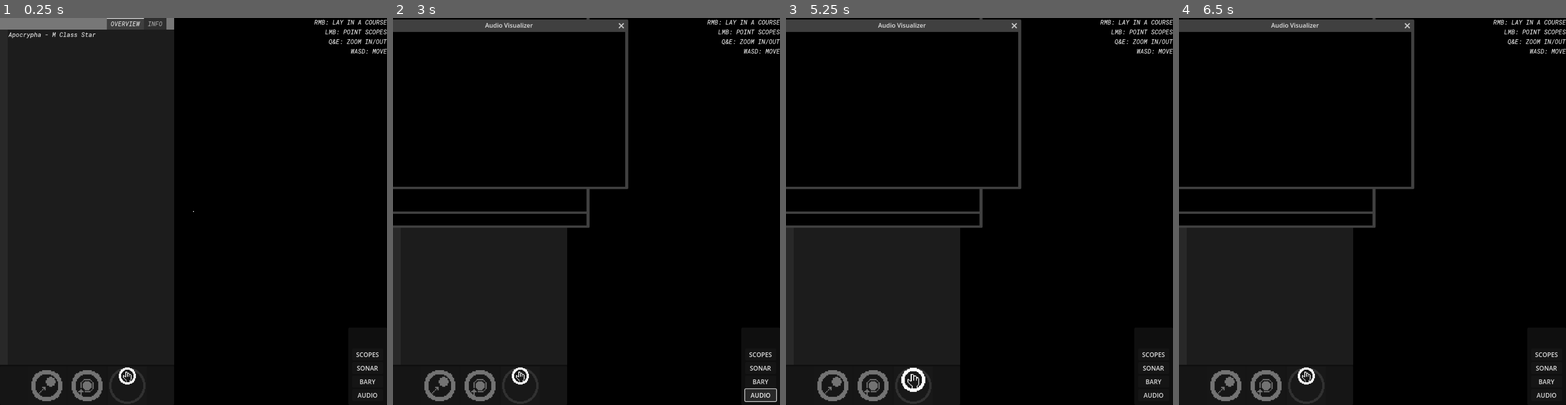
Above: before the commit, frames 1-4 (left to right).
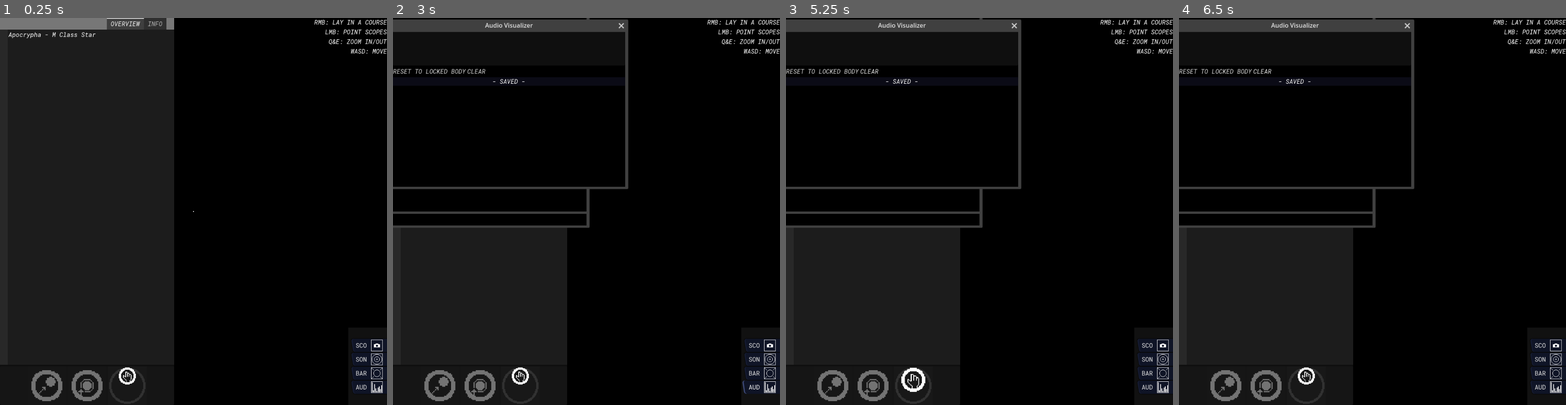
Above: after the commit, the same moments.

Repository: KermitGodFrog/Stellar-Cartography
Game: Godot game, scene res://Scenes/Game Master/gameMaster.tscn
Two runs of this game, one before a commit and one after it. Both use one fixed random seed, a clock stepped at 60 frames per second and the inputs below. Sound files missing from this copy of the repository are replaced by a short silence.
Inputs (mouse positions are in pixels of both pictures, inside the frame that each line leads up to):
- Up to frame 1 (0.25 s): no input
- Up to frame 2 (3 s): click "SCOPES" (after the commit: "SCO") at 0.5 s; click "SONAR" (after the commit: "SON") at 1.25 s; click "BARY" (after the commit: "BAR") at 2 s; click "AUDIO" (after the commit: "AUD") at 2.75 s
- Up to frame 3 (5.25 s): click (820, 72) at 3.5 s, where only the run after the commit has a clickable "RESET TO LOCKED BODY"; click (871, 72) at 4.25 s, where only the run after the commit has a clickable "CLEAR"; click (913, 385) at 5 s
- Up to frame 4 (6.5 s): click "PING!" at 5.75 s

The runs differ from the first frame. In frame 1, 0.5% of the frame differs, in the area x 90-99%, y 82-99%; in frame 2, 0.8%, in the area x 0-100%, y 13-100%; in frame 3, 0.7%; in frame 4, 0.7%.

Commit message:
Better app icons and buttons.

Diff:
--- a/Scenes/Audio Visualizer/audio_visualizer.gd
+++ b/Scenes/Audio Visualizer/audio_visualizer.gd
@@ -5,6 +5,7 @@
 @onready var pulses = $pulses
 @onready var storm = $storm
 @onready var custom = $custom
+@onready var visualizer_bg = $ui_container/visualizer_bg
 
 var current_audio_matrix: Array = [] #CONTINUOUSLY UPDATED!!!
 var locked_body_audio_matrix: Array = [] #used for button to reset back to locked body audio
@@ -26,13 +27,51 @@
 	"Carbon": {LOW_VAR: [0,0,0,0], MED_VAR: [0,0,0,0], HIGH_VAR: [0,0,0,0]},
 	"Fire Dwarf": {LOW_VAR: [0,0,0,0], MED_VAR: [0,0,0,0], HIGH_VAR: [0,0,0,0]},
 	"Gas Dwarf": {LOW_VAR: [0,0,0,0], MED_VAR: [0,0,0,0], HIGH_VAR: [0,0,0,0]},
-	"Ice Dwarf": {LOW_VAR: [-80,10,0,-20], MED_VAR: [-80,5,0,-10], HIGH_VAR: [-80,0,0,10]},
+	"Ice Dwarf": {LOW_VAR: [-80,0,-80,-12], MED_VAR: [-80,-6,-80,-6], HIGH_VAR: [-80,-12,-80,0]},
 	"Helium Dwarf": {LOW_VAR: [0,0,0,0], MED_VAR: [0,0,0,0], HIGH_VAR: [0,0,0,0]},
 	"Fire Giant": {LOW_VAR: [0,0,0,0], MED_VAR: [0,0,0,0], HIGH_VAR: [0,0,0,0]},
 	"Gas Giant": {LOW_VAR: [0,0,0,0], MED_VAR: [0,0,0,0], HIGH_VAR: [0,0,0,0]},
 	"Ice Giant": {LOW_VAR: [0,0,0,0], MED_VAR: [0,0,0,0], HIGH_VAR: [0,0,0,0]},
 	"Helium Giant": {LOW_VAR: [0,0,0,0], MED_VAR: [0,0,0,0], HIGH_VAR: [0,0,0,0]}
 }
+
+#VISUALIZER STUFF \/\/\/\/\/
+const VU_COUNT = 16
+const FREQ_MAX = 11050.0
+var WIDTH: int = 600
+var HEIGHT: int = 100
+const MIN_DB = 60
+var spectrum
+
+func _ready():
+	spectrum = AudioServer.get_bus_effect_instance(AudioServer.get_bus_index("Planetary SFX"), 0)
+	pass
+
+func _physics_process(delta):
+	if custom.get_stream(): current_audio_matrix = [chimes.volume_db, pops.volume_db, pulses.volume_db, storm.volume_db, custom.get_stream(), custom.volume_db]
+	else: current_audio_matrix = [chimes.volume_db, pops.volume_db, pulses.volume_db, storm.volume_db]
+
+	if owner.is_visible(): AudioServer.set_bus_mute(AudioServer.get_bus_index("Planetary SFX"), false)
+	else: AudioServer.set_bus_mute(AudioServer.get_bus_index("Planetary SFX"), true)
+
+	#visualizer stuff
+	WIDTH = owner.size.x
+	HEIGHT = owner.size.y / 4
+	queue_redraw()
+	pass
+
+func _draw():
+	var w = WIDTH / VU_COUNT
+	var prev_hz = 0
+	for i in range(1, VU_COUNT+1):
+		var hz = i * FREQ_MAX / VU_COUNT;
+		var magnitude: float = spectrum.get_magnitude_for_frequency_range(prev_hz, hz).length()
+		var energy = clamp((MIN_DB + linear_to_db(magnitude)) / MIN_DB, 0, 1)
+		var height = energy * HEIGHT
+		draw_rect(Rect2(w * i-w, HEIGHT - height, w, height), Color.WHITE)
+		prev_hz = hz
+	pass
+
 
 func initialize(chimes_db: float, pops_db: float, pulses_db: float, storm_db: float, custom_audio_stream = null, custom_db = null):
 	var pairs = [[chimes, chimes_db], [pops, pops_db], [storm, storm_db]]
@@ -70,10 +109,11 @@
 	locked_body_audio_matrix.clear()
 	pass
 
-func _physics_process(delta):
-	if custom.get_stream(): current_audio_matrix = [chimes.volume_db, pops.volume_db, pulses.volume_db, storm.volume_db, custom.get_stream(), custom.volume_db]
-	else: current_audio_matrix = [chimes.volume_db, pops.volume_db, pulses.volume_db, storm.volume_db]
-	pass
+
+
+
+
+
 
 func _on_audio_visualizer_window_close_requested():
 	owner.hide()
--- a/Scenes/Audio Visualizer/audio_visualizer.tscn
+++ b/Scenes/Audio Visualizer/audio_visualizer.tscn
@@ -1,15 +1,40 @@
-[gd_scene load_steps=6 format=3 uid="uid://bwlfi3x5r51fo"]
+[gd_scene load_steps=18 format=3 uid="uid://bwlfi3x5r51fo"]
 
 [ext_resource type="Script" path="res://Scenes/Audio Visualizer/audio_visualizer.gd" id="1_fs2yq"]
+[ext_resource type="Theme" uid="uid://dm3fbhtw7qov2" path="res://Scenes/System Map/system_map_HUD_theme.tres" id="2_ecg40"]
 [ext_resource type="AudioStream" uid="uid://b0mftg24fipnp" path="res://Sound/chimes.wav" id="2_wgufx"]
 [ext_resource type="AudioStream" uid="uid://cuqfn1a6g6g0e" path="res://Sound/pops.wav" id="3_7knfx"]
 [ext_resource type="AudioStream" uid="uid://c5bcwxp1is83n" path="res://Sound/pulses.wav" id="4_00en7"]
 [ext_resource type="AudioStream" uid="uid://dd3hsfa1u5ktm" path="res://Sound/storm.wav" id="5_fsbvl"]
 
+[sub_resource type="StyleBoxEmpty" id="StyleBoxEmpty_befsn"]
+
+[sub_resource type="StyleBoxEmpty" id="StyleBoxEmpty_48ski"]
+
+[sub_resource type="StyleBoxEmpty" id="StyleBoxEmpty_mys3x"]
+
+[sub_resource type="StyleBoxEmpty" id="StyleBoxEmpty_qkmwc"]
+
+[sub_resource type="StyleBoxEmpty" id="StyleBoxEmpty_yscah"]
+
+[sub_resource type="StyleBoxEmpty" id="StyleBoxEmpty_r0g17"]
+
+[sub_resource type="StyleBoxEmpty" id="StyleBoxEmpty_sjidh"]
+
+[sub_resource type="StyleBoxEmpty" id="StyleBoxEmpty_ave51"]
+
+[sub_resource type="StyleBoxEmpty" id="StyleBoxEmpty_gqlwt"]
+
+[sub_resource type="StyleBoxEmpty" id="StyleBoxEmpty_2lnqy"]
+
+[sub_resource type="StyleBoxFlat" id="StyleBoxFlat_g5asp"]
+bg_color = Color(0.109804, 0.109804, 0.211765, 0.415686)
+
 [node name="audio_visualizer_window" type="Window"]
 title = "Audio Visualizer"
 position = Vector2i(0, 36)
 size = Vector2i(600, 400)
+unresizable = true
 
 [node name="audio_control" type="Control" parent="."]
 layout_mode = 3
@@ -17,6 +42,54 @@
 offset_right = 40.0
 offset_bottom = 40.0
 script = ExtResource("1_fs2yq")
+
+[node name="ui_container" type="VBoxContainer" parent="audio_control"]
+layout_mode = 1
+anchors_preset = 15
+anchor_right = 1.0
+anchor_bottom = 1.0
+offset_right = 560.0
+offset_bottom = 86.0
+grow_horizontal = 2
+grow_vertical = 2
+theme = ExtResource("2_ecg40")
+
+[node name="visualizer_bg" type="Panel" parent="audio_control/ui_container"]
+custom_minimum_size = Vector2(600, 100)
+layout_mode = 2
+
+[node name="visualizer_controls" type="HBoxContainer" parent="audio_control/ui_container"]
+layout_mode = 2
+
+[node name="dead_space" type="ColorRect" parent="audio_control/ui_container/visualizer_controls"]
+visible = false
+custom_minimum_size = Vector2(500, 0)
+layout_mode = 2
+
+[node name="reset_to_locked_button" type="Button" parent="audio_control/ui_container/visualizer_controls"]
+layout_mode = 2
+theme_override_styles/normal = SubResource("StyleBoxEmpty_befsn")
+theme_override_styles/hover = SubResource("StyleBoxEmpty_48ski")
+theme_override_styles/pressed = SubResource("StyleBoxEmpty_mys3x")
+theme_override_styles/disabled = SubResource("StyleBoxEmpty_qkmwc")
+theme_override_styles/focus = SubResource("StyleBoxEmpty_yscah")
+text = "RESET TO LOCKED BODY"
+
+[node name="clear_button" type="Button" parent="audio_control/ui_container/visualizer_controls"]
+layout_mode = 2
+theme_override_styles/normal = SubResource("StyleBoxEmpty_r0g17")
+theme_override_styles/hover = SubResource("StyleBoxEmpty_sjidh")
+theme_override_styles/pressed = SubResource("StyleBoxEmpty_ave51")
+theme_override_styles/disabled = SubResource("StyleBoxEmpty_gqlwt")
+theme_override_styles/focus = SubResource("StyleBoxEmpty_2lnqy")
+text = "CLEAR"
+
+[node name="saved_sounds_label" type="Label" parent="audio_control/ui_container"]
+layout_mode = 2
+theme_override_styles/normal = SubResource("StyleBoxFlat_g5asp")
+text = "- SAVED -"
+horizontal_alignment = 1
+vertical_alignment = 1
 
 [node name="chimes" type="AudioStreamPlayer" parent="audio_control"]
 stream = ExtResource("2_wgufx")
--- a/Scenes/Barycenter Visualizer/barycenter_visualizer.tscn
+++ b/Scenes/Barycenter Visualizer/barycenter_visualizer.tscn
@@ -6,6 +6,7 @@
 title = "Barycenter Visualizer"
 size = Vector2i(500, 500)
 visible = false
+unresizable = true
 
 [node name="barycenter_control" type="Control" parent="."]
 layout_mode = 3
--- a/Scenes/Sonar Interface/sonar_interface.tscn
+++ b/Scenes/Sonar Interface/sonar_interface.tscn
@@ -7,6 +7,7 @@
 position = Vector2i(0, 36)
 size = Vector2i(500, 500)
 visible = false
+unresizable = true
 
 [node name="background" type="TextureRect" parent="."]
 texture_filter = 1
--- a/Scenes/System Map/system_map.tscn
+++ b/Scenes/System Map/system_map.tscn
@@ -7,6 +7,11 @@
 [ext_resource type="Texture2D" uid="uid://7klr1mcpbsc4" path="res://Graphics/go_to_icon.png" id="4_niwjs"]
 [ext_resource type="Texture2D" uid="uid://dn8ug1anbuwpu" path="res://Graphics/orbit_icon.png" id="5_hp0se"]
 [ext_resource type="Texture2D" uid="uid://dsyfc4m1nq34w" path="res://Graphics/stop_icon.png" id="7_bacyf"]
+[ext_resource type="Theme" uid="uid://br33hy3pgvm14" path="res://Scenes/System Map/system_map_APPS_theme.tres" id="8_a7cgy"]
+[ext_resource type="Texture2D" uid="uid://by3kiv6a2b0ef" path="res://Graphics/scopes_icon.png" id="8_jefec"]
+[ext_resource type="Texture2D" uid="uid://btt2br45f8t21" path="res://Graphics/sonar_icon.png" id="9_4nwtv"]
+[ext_resource type="Texture2D" uid="uid://dmbeihbgpfdbj" path="res://Graphics/barycenter_icon.png" id="10_ih8qm"]
+[ext_resource type="Texture2D" uid="uid://csvtv1sy2k3ns" path="res://Graphics/audio_visualizer_icon.png" id="11_lvg8y"]
 
 [sub_resource type="StyleBoxFlat" id="StyleBoxFlat_ee55b"]
 content_margin_left = 25.0
@@ -244,6 +249,7 @@
 offset_top = -40.0
 grow_horizontal = 0
 grow_vertical = 0
+theme = ExtResource("8_a7cgy")
 
 [node name="apps_margin" type="MarginContainer" parent="system/camera/canvas/control/apps_panel"]
 layout_mode = 1
@@ -259,23 +265,39 @@
 
 [node name="apps_scroll" type="VBoxContainer" parent="system/camera/canvas/control/apps_panel/apps_margin"]
 layout_mode = 2
-alignment = 2
+alignment = 1
 
 [node name="scopes_button" type="Button" parent="system/camera/canvas/control/apps_panel/apps_margin/apps_scroll"]
 layout_mode = 2
-text = "SCOPES"
+theme = ExtResource("8_a7cgy")
+text = "SCO"
+icon = ExtResource("8_jefec")
+clip_text = true
+icon_alignment = 2
 
 [node name="sonar_button" type="Button" parent="system/camera/canvas/control/apps_panel/apps_margin/apps_scroll"]
 layout_mode = 2
-text = "SONAR"
+theme = ExtResource("8_a7cgy")
+text = "SON"
+icon = ExtResource("9_4nwtv")
+clip_text = true
+icon_alignment = 2
 
 [node name="barycenter_button" type="Button" parent="system/camera/canvas/control/apps_panel/apps_margin/apps_scroll"]
 layout_mode = 2
-text = "BARY"
+theme = ExtResource("8_a7cgy")
+text = "BAR"
+icon = ExtResource("10_ih8qm")
+clip_text = true
+icon_alignment = 2
 
 [node name="audio_visualizer_button" type="Button" parent="system/camera/canvas/control/apps_panel/apps_margin/apps_scroll"]
 layout_mode = 2
-text = "AUDIO"
+theme = ExtResource("8_a7cgy")
+text = "AUD"
+icon = ExtResource("11_lvg8y")
+clip_text = true
+icon_alignment = 2
 
 [connection signal="tab_button_pressed" from="system/camera/canvas/control/tabs" to="system/camera/canvas/control/tabs" method="_on_tab_button_pressed"]
 [connection signal="tab_clicked" from="system/camera/canvas/control/tabs" to="system/camera/canvas/control/tabs" method="_on_tab_clicked"]
--- /dev/null
+++ b/Scenes/System Map/system_map_APPS_theme.tres
@@ -0,0 +1,55 @@
+[gd_resource type="Theme" load_steps=8 format=3 uid="uid://br33hy3pgvm14"]
+
+[ext_resource type="FontFile" uid="uid://xrcqj2080elm" path="res://Graphics/Fonts/RobotoMono Medium.ttf" id="1_itdfk"]
+[ext_resource type="FontFile" uid="uid://cebi6a4vshcjg" path="res://Graphics/Fonts/RobotoMono Medium Italic.ttf" id="2_finwo"]
+
+[sub_resource type="StyleBoxEmpty" id="StyleBoxEmpty_gvbf4"]
+
+[sub_resource type="StyleBoxFlat" id="StyleBoxFlat_3bll3"]
+bg_color = Color(0.0588235, 0.0784314, 0.14902, 1)
+skew = Vector2(-0.15, 0)
+border_width_left = 3
+border_color = Color(0.25098, 0.301961, 0.486275, 1)
+corner_radius_top_left = 5
+corner_radius_bottom_left = 5
+expand_margin_left = 5.0
+expand_margin_top = 1.0
+expand_margin_right = 15.0
+expand_margin_bottom = 1.0
+
+[sub_resource type="StyleBoxFlat" id="StyleBoxFlat_wkppo"]
+bg_color = Color(0.0588235, 0.0784314, 0.14902, 1)
+skew = Vector2(-0.15, 0)
+border_width_left = 3
+border_color = Color(0.0862745, 0.109804, 0.2, 1)
+corner_radius_top_left = 5
+corner_radius_bottom_left = 5
+expand_margin_top = 1.0
+expand_margin_right = 15.0
+expand_margin_bottom = 1.0
+shadow_size = 2
+
+[sub_resource type="StyleBoxFlat" id="StyleBoxFlat_27jxc"]
+bg_color = Color(0.501961, 0.560784, 0.764706, 1)
+skew = Vector2(-0.15, 0)
+border_width_left = 3
+border_color = Color(0.643137, 0.698039, 0.858824, 1)
+corner_radius_top_left = 5
+corner_radius_bottom_left = 5
+expand_margin_top = 1.0
+expand_margin_right = 15.0
+expand_margin_bottom = 1.0
+
+[sub_resource type="StyleBoxFlat" id="StyleBoxFlat_rungm"]
+bg_color = Color(0.0666667, 0.0666667, 0.0666667, 1)
+
+[resource]
+default_font = ExtResource("2_finwo")
+default_font_size = 16
+Button/fonts/font = ExtResource("1_itdfk")
+Button/styles/disabled = null
+Button/styles/focus = SubResource("StyleBoxEmpty_gvbf4")
+Button/styles/hover = SubResource("StyleBoxFlat_3bll3")
+Button/styles/normal = SubResource("StyleBoxFlat_wkppo")
+Button/styles/pressed = SubResource("StyleBoxFlat_27jxc")
+Panel/styles/panel = SubResource("StyleBoxFlat_rungm")
--- a/default_bus_layout.tres
+++ b/default_bus_layout.tres
@@ -1,4 +1,7 @@
-[gd_resource type="AudioBusLayout" format=3 uid="uid://1o3hpsu8ogic"]
+[gd_resource type="AudioBusLayout" load_steps=2 format=3 uid="uid://1o3hpsu8ogic"]
+
+[sub_resource type="AudioEffectSpectrumAnalyzer" id="AudioEffectSpectrumAnalyzer_cy6sp"]
+resource_name = "SpectrumAnalyzer"
 
 [resource]
 bus/1/name = &"Planetary SFX"
@@ -7,3 +10,5 @@
 bus/1/bypass_fx = false
 bus/1/volume_db = 0.0
 bus/1/send = &"Master"
+bus/1/effect/0/effect = SubResource("AudioEffectSpectrumAnalyzer_cy6sp")
+bus/1/effect/0/enabled = true
Binary file added: Graphics/audio_visualizer_icon.png
Not shown, added: Graphics/audio_visualizer_icon.png.import
Binary file added: Graphics/barycenter_icon.png
Not shown, added: Graphics/barycenter_icon.png.import
Binary file added: Graphics/scopes_icon.png
Not shown, added: Graphics/scopes_icon.png.import
Binary file added: Graphics/sonar_icon.png
Not shown, added: Graphics/sonar_icon.png.import
Not shown: 1 places in Scenes/System Map/system_map.tscn that only renumber resources
Not shown, changed: .DS_Store
